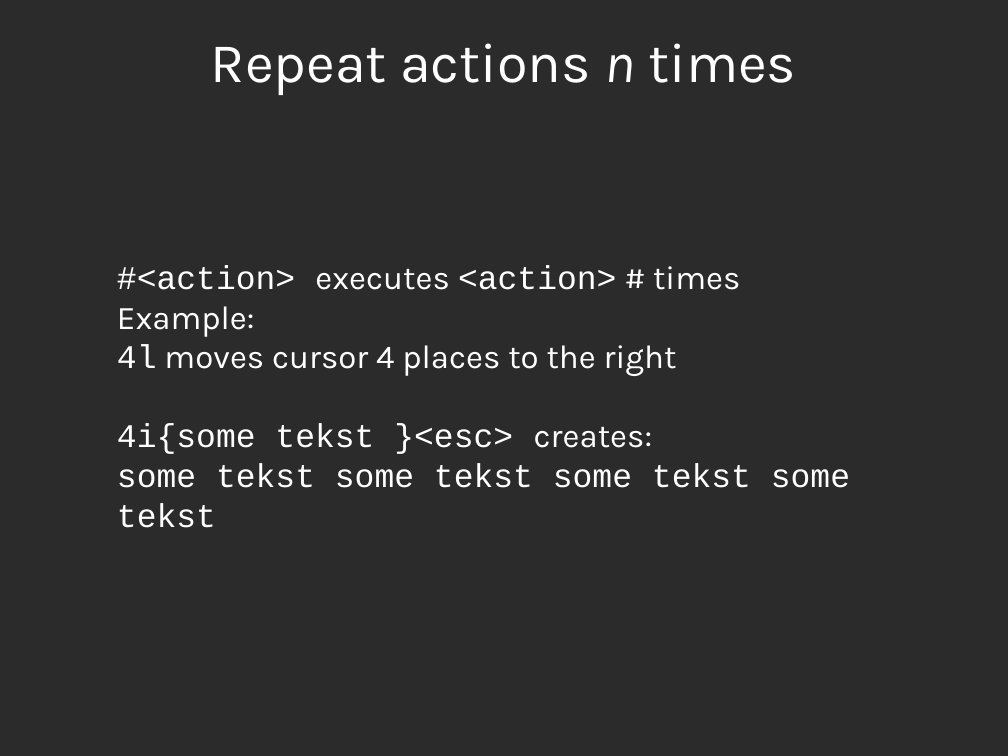
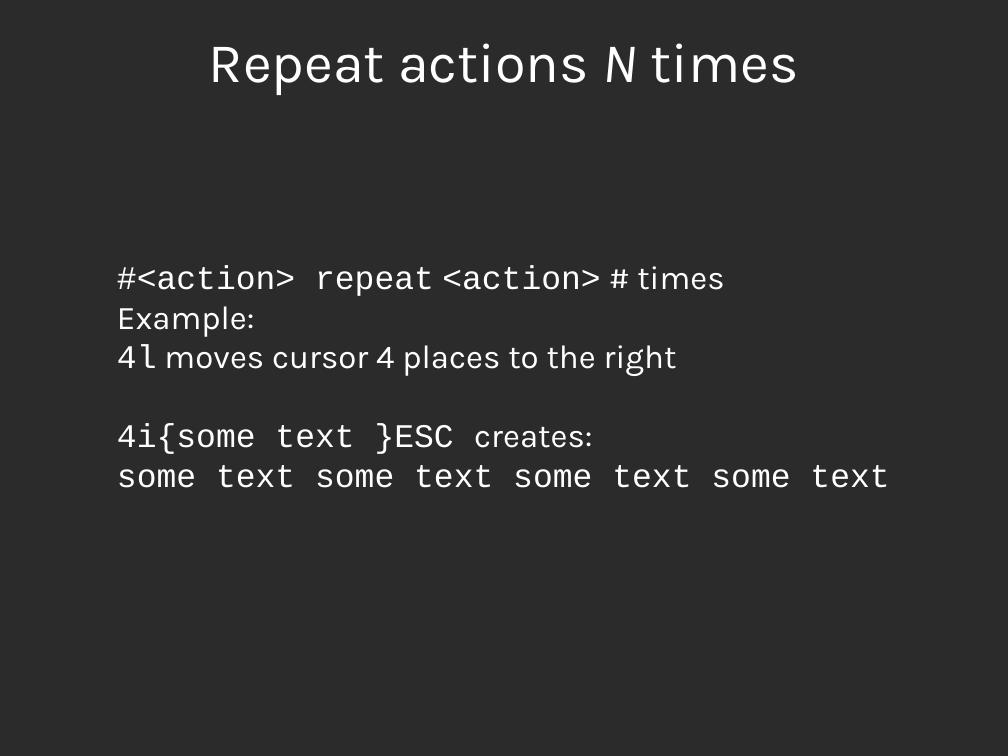
Before and after one commit to aswen/vim-workshop, a slide deck: slide 19 of presentation/vim.odp. Drawn at 1008x756 pixels with LibreOffice and Linux fonts; fonts in the diff are those of the drawing; background and template pictures are left out; a plain dark background stands for a picture behind light text. Boxes give left, top, right and bottom in pixels: in the first picture for what was removed or moved away, otherwise in the second. Text is boxed around its words. In the diff, an @@ line names an element or a change of style, - is before the commit and + after.

```diff
--- a/presentation/vim.odp
+++ b/presentation/vim.odp
@@ title at [209, 43, 798, 95]: text changed @@
-Repeat actions n times
+Repeat actions N times
@@ text at [117, 265, 724, 296]: text changed @@
-#<action> executes <action> # times
+#<action> repeat <action> # times
@@ text at [117, 423, 889, 488]: text changed @@
-4i{some tekst }<esc> creates:
-some tekst some tekst some tekst some tekst
+4i{some text }ESC creates:
+some text some text some text some text
```
Also in this commit, not shown: 22 other slides changed, 2 slides added, 1 other file.
